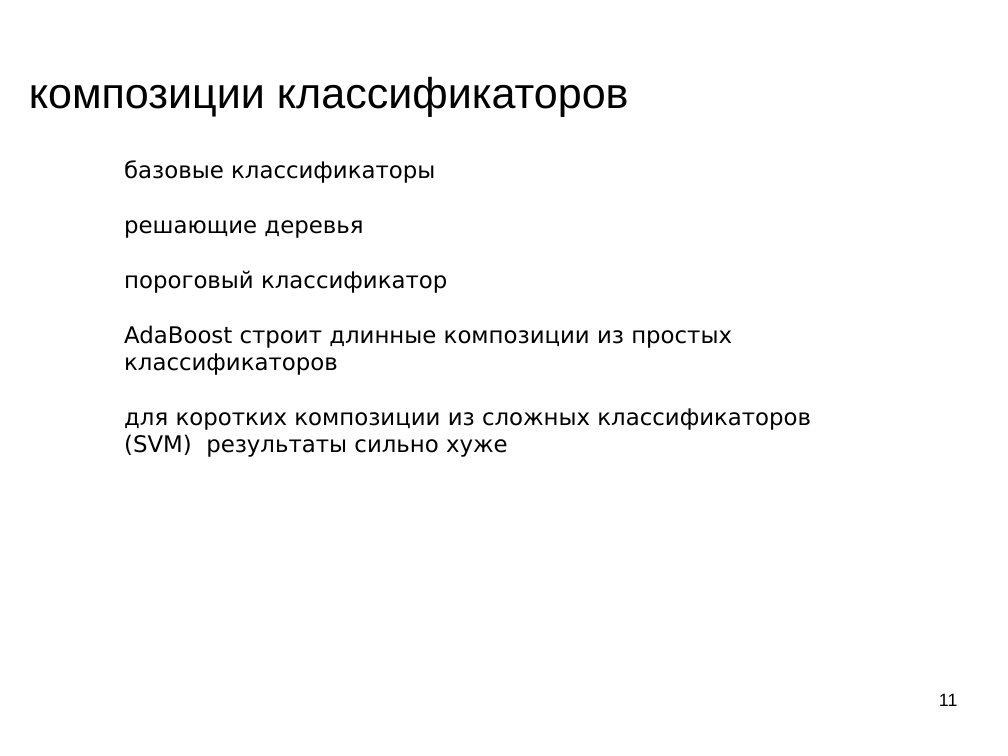
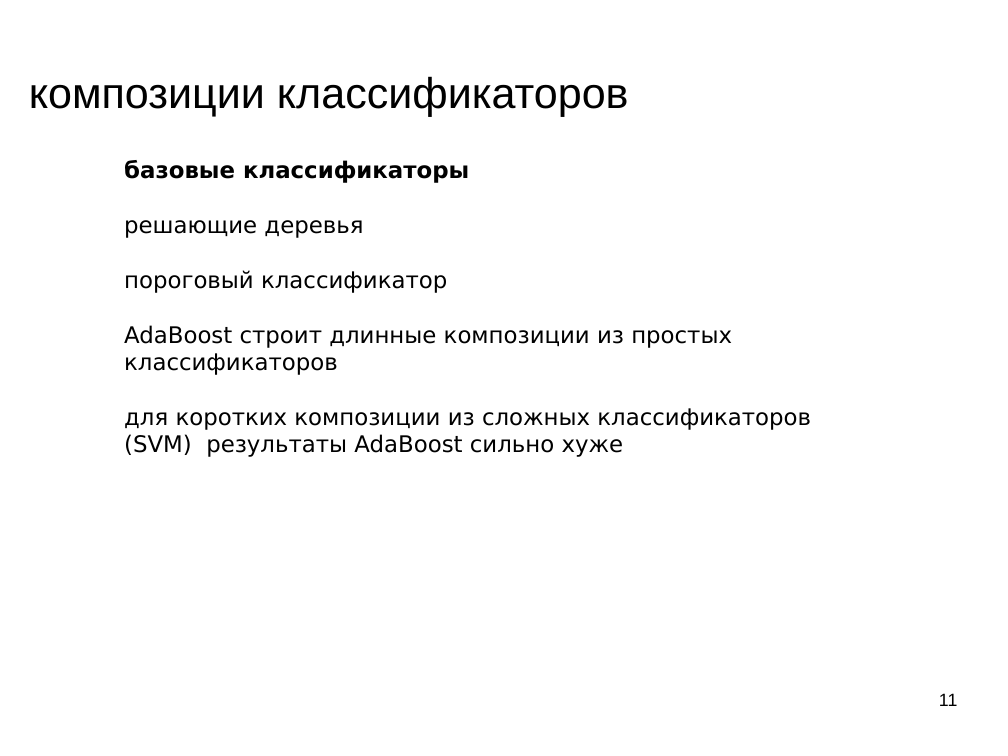
Before and after one commit to mechanoid5/ml_lectorium_legacy, a slide deck: slide 11 of 11-boost.odp. Drawn at 1008x756 pixels with LibreOffice and Linux fonts; fonts in the diff are those of the drawing; background and template pictures are left out. Boxes give left, top, right and bottom in pixels: in the first picture for what was removed or moved away, otherwise in the second. Text is boxed around its words. In the diff, an @@ line names an element or a change of style, - is before the commit and + after.

```diff
--- a/11-boost.odp
+++ b/11-boost.odp
@@ text at (124,160,469,183): bold on in "базовые классификаторы" @@
@@ text at (124,408,811,457): text changed @@
-для коротких композиции из сложных классификаторов (SVM) результаты сильно хуже
+для коротких композиции из сложных классификаторов (SVM) результаты AdaBoost сильно хуже
```
Also in this commit, not shown: 3 other slides changed, 1 slide added, 1 other file.
